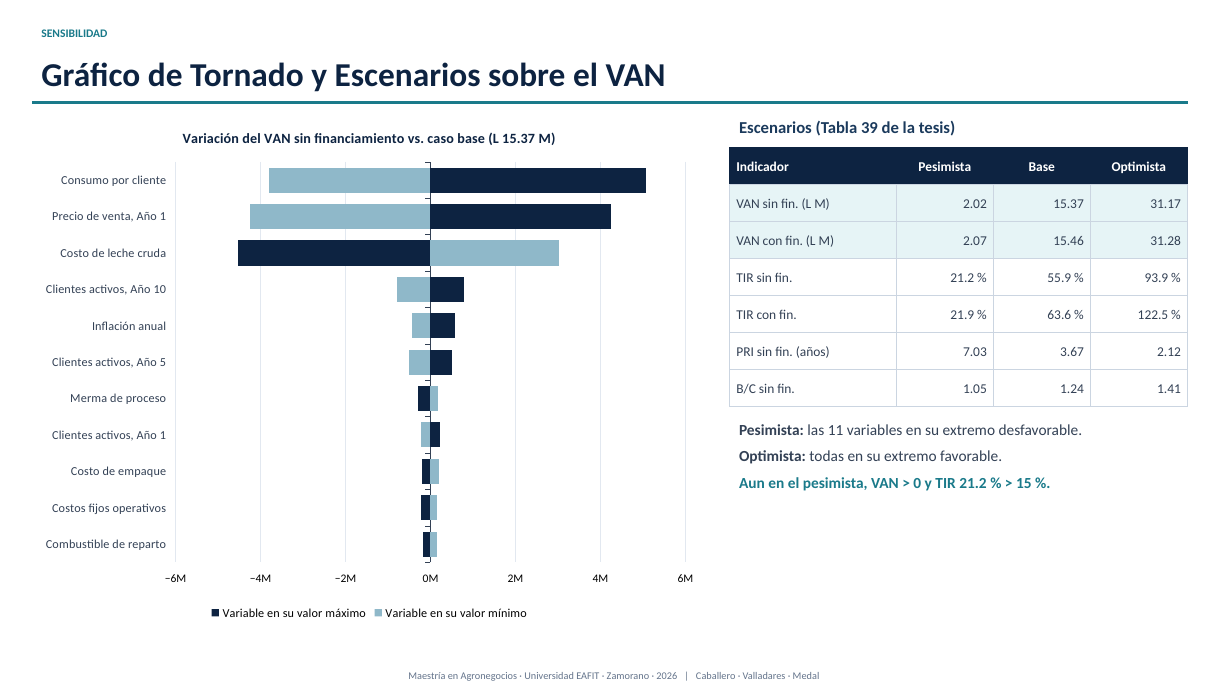
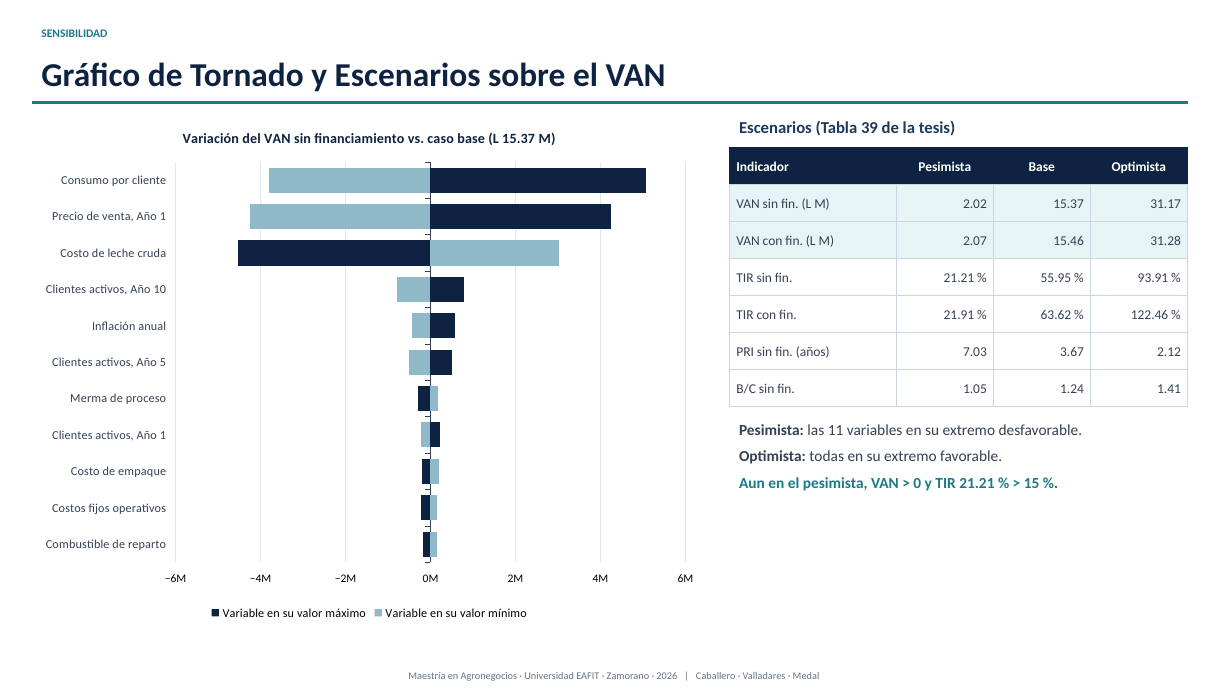
Before and after one commit to modelqdeluxe-ops/ss, a slide deck: slide 28 of Defensa_Tesis_Jaime_Fredy_Horacio_corregida.pptx. Drawn at 1232x693 pixels with LibreOffice and Linux fonts; fonts in the diff are those of the drawing. Boxes give left, top, right and bottom in pixels: in the first picture for what was removed or moved away, otherwise in the second. Text is boxed around its words. In the diff, an @@ line names an element or a change of style, - is before the commit and + after.

```diff
--- a/Defensa_Tesis_Jaime_Fredy_Horacio_corregida.pptx
+++ b/Defensa_Tesis_Jaime_Fredy_Horacio_corregida.pptx
@@ text at (944,273,974,282): text changed @@
-21.2 %
+21.21 %
@@ text at (1041,273,1071,282): text changed @@
-55.9 %
+55.95 %
@@ text at (1138,273,1168,282): text changed @@
-93.9 %
+93.91 %
@@ text at (944,310,974,319): text changed @@
-21.9 %
+21.91 %
@@ text at (1041,310,1071,319): text changed @@
-63.6 %
+63.62 %
@@ text at (1131,310,1168,319): text changed @@
-122.5 %
+122.46 %
@@ text at (739,477,1040,491): text changed @@
-Aun en el pesimista, VAN > 0 y TIR 21.2 % > 15 %.
+Aun en el pesimista, VAN > 0 y TIR 21.21 % > 15 %.
```
Also in this commit, not shown: 19 other slides changed, 2 other files.
